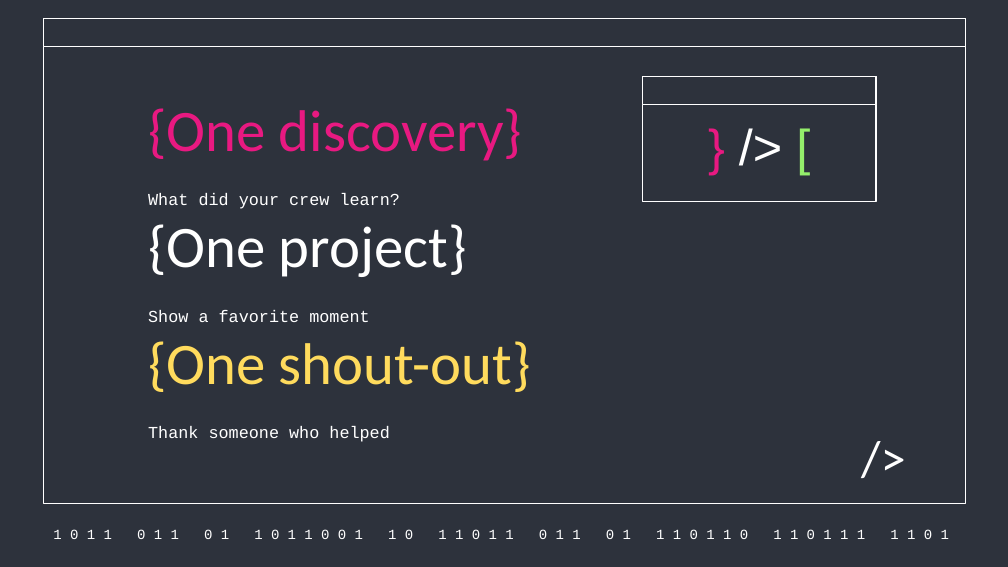
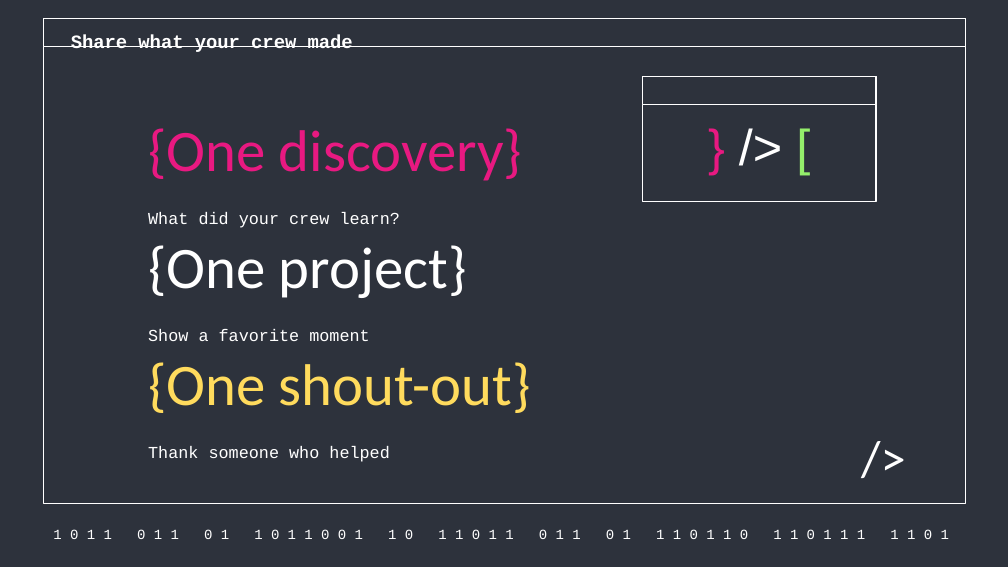
Before and after one commit to aghimir3/KidsComputerScience, a slide deck: slide 22 of 2026-07-11_Intro_to_Computer_Science_Programming/2026-07-11_Intro_to_Computer_Science_Programming.pptx. Drawn at 1008x567 pixels with LibreOffice and Linux fonts; fonts in the diff are those of the drawing. Boxes give left, top, right and bottom in pixels: in the first picture for what was removed or moved away, otherwise in the second. Text is boxed around its words. In the diff, an @@ line names an element or a change of style, - is before the commit and + after.

```diff
--- a/2026-07-11_Intro_to_Computer_Science_Programming/2026-07-11_Intro_to_Computer_Science_Programming.pptx
+++ b/2026-07-11_Intro_to_Computer_Science_Programming/2026-07-11_Intro_to_Computer_Science_Programming.pptx
@@ text added at box(71, 34, 353, 52), 13.5 pt, text #FFFFFF, bold @@
+Share what your crew made
@@ title "{One discovery}": place and size @@
-title "{One discovery}" at box(148, 108, 522, 161)
+title "{One discovery}" at box(148, 128, 522, 181)
@@ title "{One project}": place and size @@
-title "{One project}" at box(148, 224, 467, 277)
+title "{One project}" at box(148, 245, 467, 298)
@@ title "{One shout-out}": place and size @@
-title "{One shout-out}" at box(148, 341, 531, 392)
+title "{One shout-out}" at box(148, 362, 531, 413)
@@ 3 subtitles: place and size @@
-3 subtitles at box(148, 193, 400, 442)
+3 subtitles at box(148, 212, 400, 462)
```
Also in this commit, not shown: 15 other slides changed, 1 other file.
